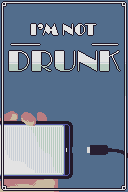
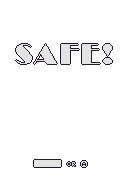
Layers edited between the first and the second (128, 192) image:
removed layer "I’M NOT DRUNK copy" over 2, 2, 126, 190
removed layer "I’M NOT DRUNK" over 9, 24, 120, 71
added layer "SAFE! copy" above "F**K!" over 16, 44, 112, 64
hid "Layer 6", painted on it over 0, 111, 92, 192
removed layer "Layer 3" over 87, 145, 128, 158
removed layer "Background" over 0, 0, 128, 192
added layer "Layer 2 copy" above "Layer 2" over 33, 159, 88, 168
